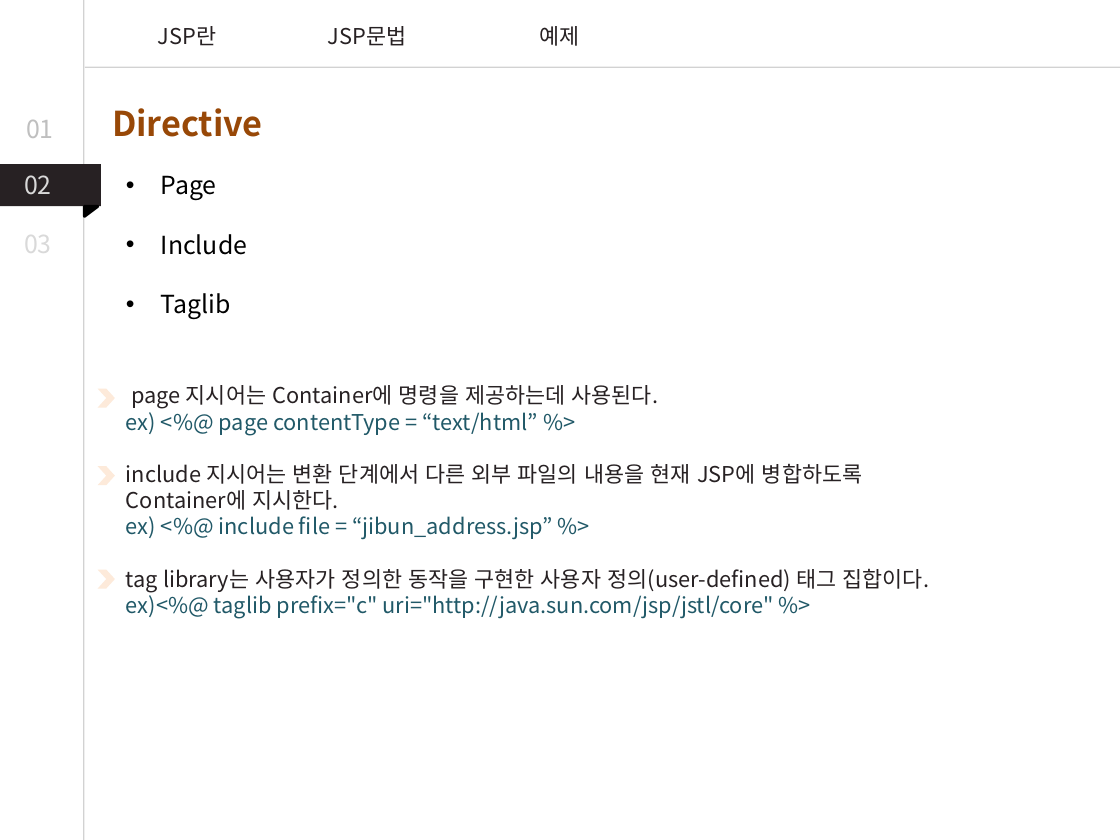
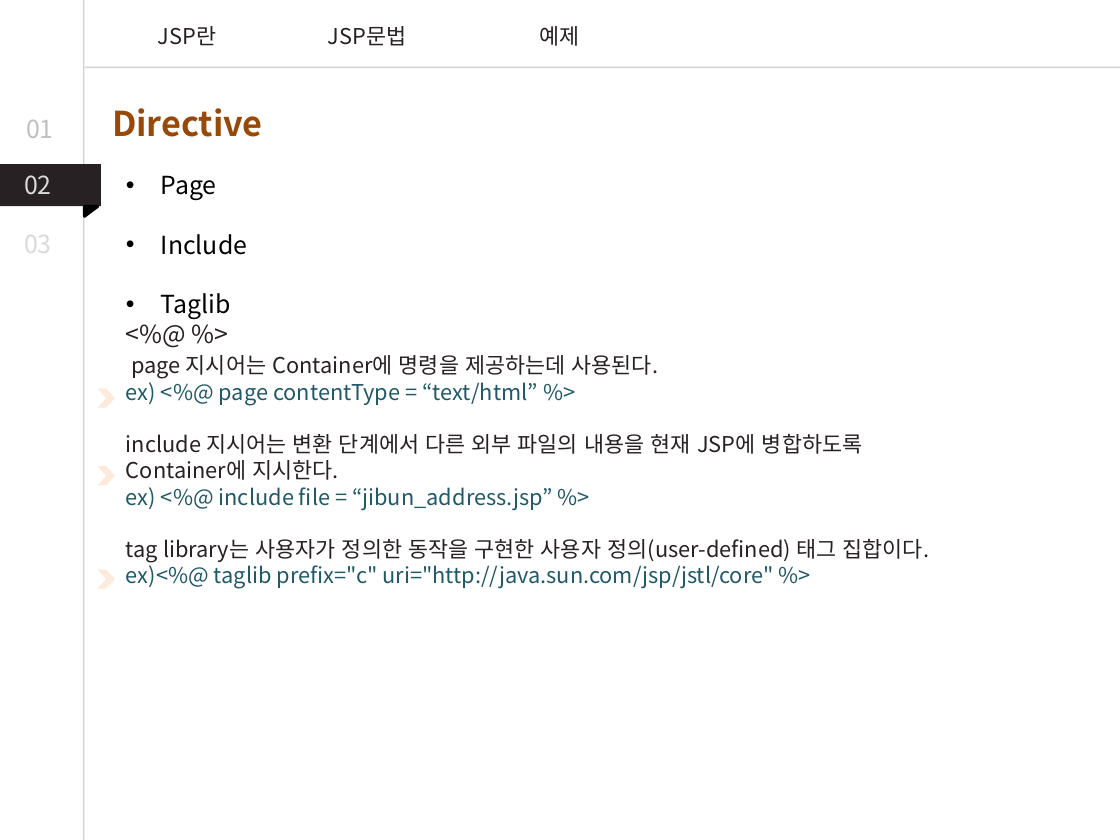
Before and after one commit to RionPark/jwc, a slide deck: slide 6 of src/숙제/d20200802/차백송/Java Web by 차백송.pptx. Drawn at 1120x840 pixels with LibreOffice and Linux fonts; fonts in the diff are those of the drawing. Boxes give left, top, right and bottom in pixels: in the first picture for what was removed or moved away, otherwise in the second. Text is boxed around its words. In the diff, an @@ line names an element or a change of style, - is before the commit and + after.

```diff
--- a/src/숙제/d20200802/차백송/Java Web by 차백송.pptx
+++ b/src/숙제/d20200802/차백송/Java Web by 차백송.pptx
@@ text at <box>126,175,930,589</box>: paragraph added @@
+<%@ %>
```
Also in this commit, not shown: 1 other slide changed.
